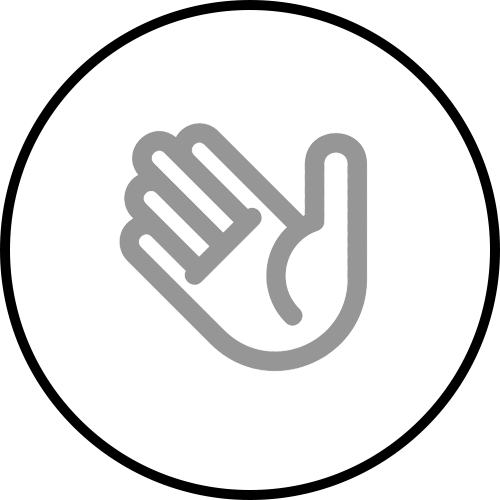
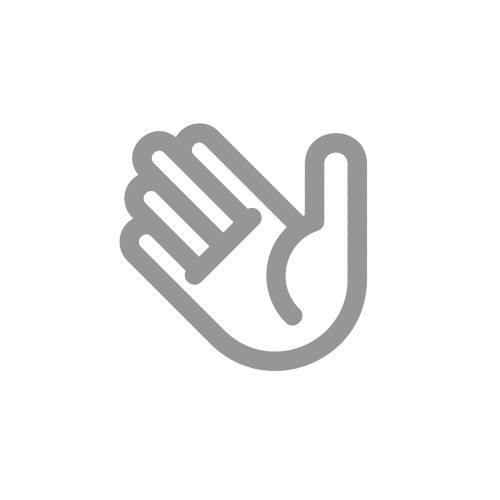
Revision of a layered 500 x 500 image; what changed, layer by layer:
painted on "Ellipse 1" over [0, 0, 500, 500]
